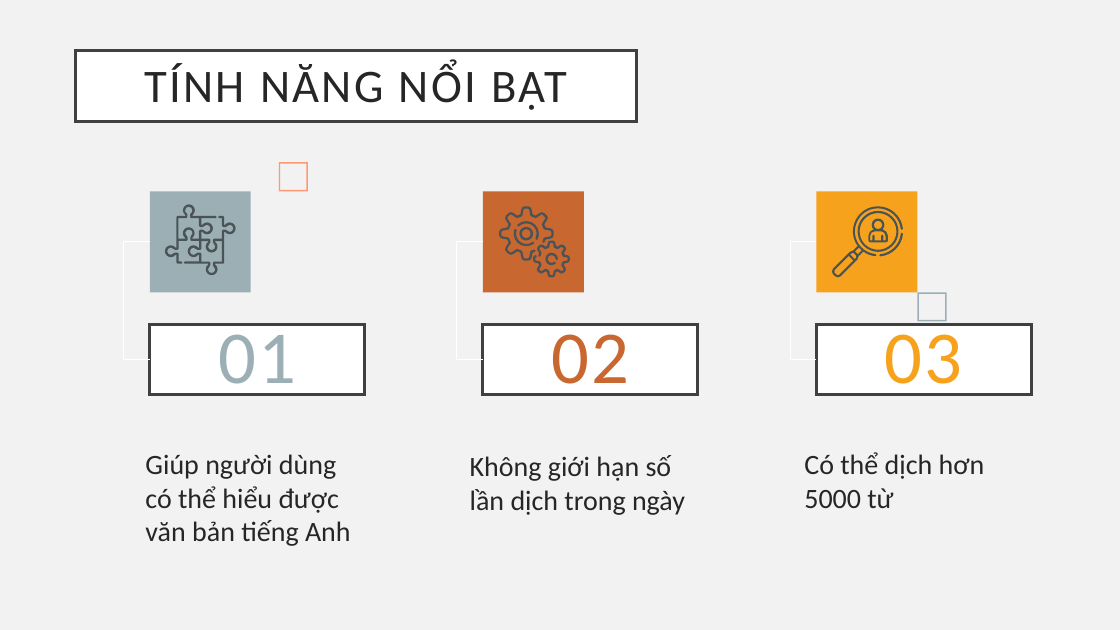
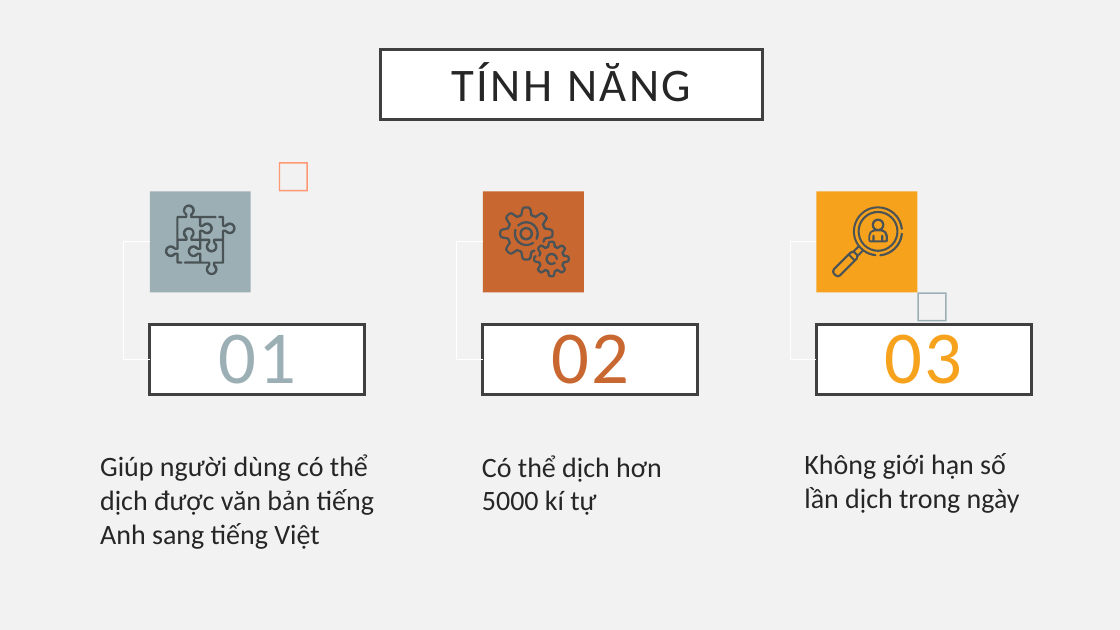
Before and after one commit to nmtri1912/kltn, a slide deck: slide 9 of Tài liệu/Presentation.pptx (slide 10 before the commit). Drawn at 1120x630 pixels with LibreOffice and Linux fonts; fonts in the diff are those of the drawing. Boxes give left, top, right and bottom in pixels: in the first picture for what was removed or moved away, otherwise in the second. Text is boxed around its words. In the diff, an @@ line names an element or a change of style, - is before the commit and + after.

```diff
--- a/Tài liệu/Presentation.pptx
+++ b/Tài liệu/Presentation.pptx
@@ title "TÍNH NĂNG": place and size @@
-title "TÍNH NĂNG" at (76, 50, 636, 121)
+title "TÍNH NĂNG" at (381, 49, 764, 119)
@@ title at (452, 62, 690, 102): text changed @@
-TÍNH NĂNG NỔI BẬT
+TÍNH NĂNG
@@ subtitle at (100, 454, 374, 549): text changed @@
-Giúp người dùng có thể hiểu được văn bản tiếng Anh
+Giúp người dùng có thể dịch được văn bản tiếng Anh sang tiếng Việt
@@ subtitle at (482, 455, 662, 515): text changed @@
-Không giới hạn số lần dịch trong ngày
+Có thể dịch hơn 5000 kí tự
@@ subtitle at (804, 453, 1020, 513): text changed @@
-Có thể dịch hơn 5000 từ
+Không giới hạn số lần dịch trong ngày
```
Also in this commit, not shown: 1 other slide changed, 1 slide removed.
